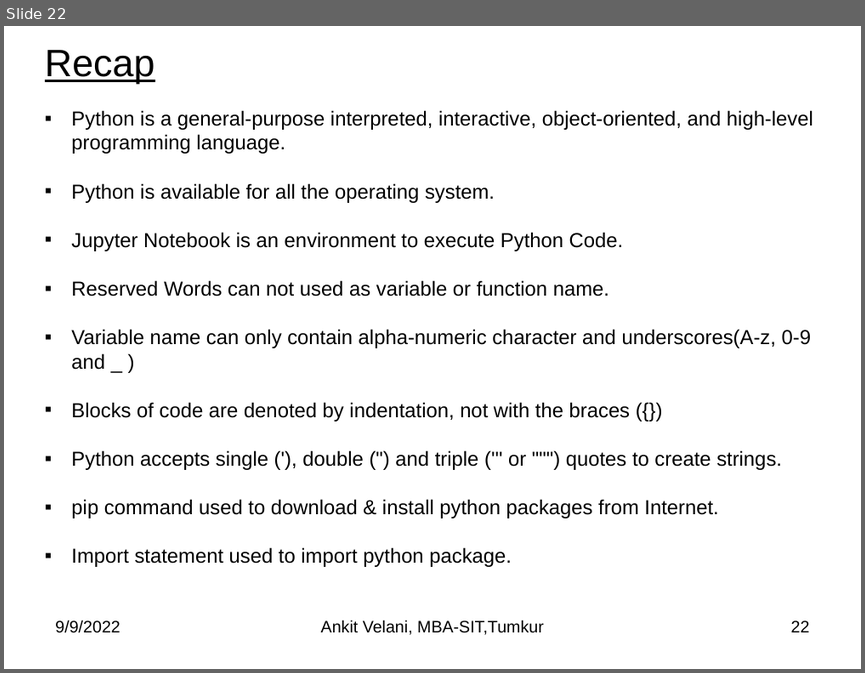
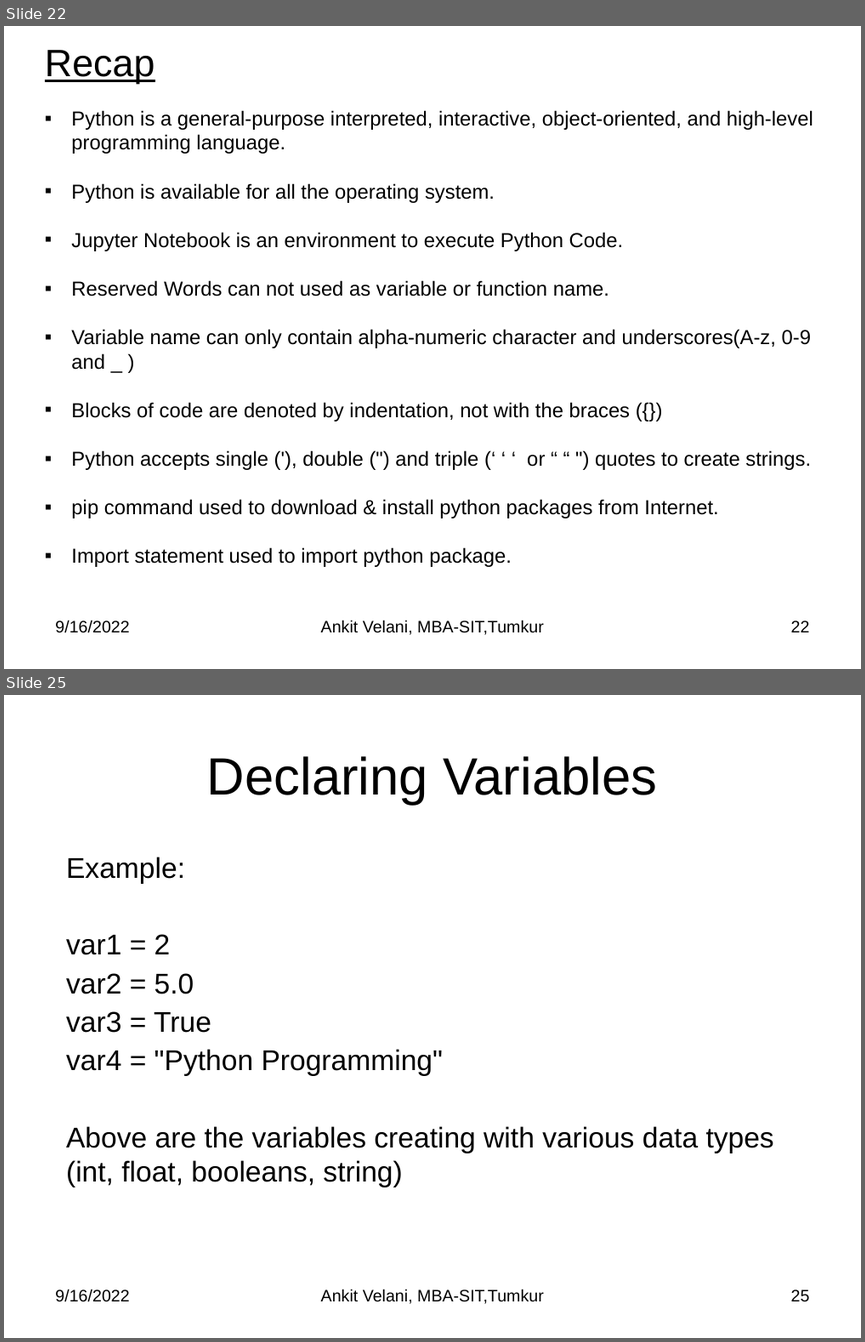
Before and after one commit to sitmbadept/sitmbadept.github.io, a slide deck: BDTM/Python/Unit-4-Python-Programming.pptx. Shown one above the other, each under a label of ours: slide 22 before the commit, slides 22 and 25 after it; the slides between them are not shown. The pictures are 865x673 and 865x1342 pixels, drawn with LibreOffice and Linux fonts; fonts in the diff are those of the drawing. Boxes give left, top, right and bottom in pixels: in the first picture for what was removed or moved away, otherwise in the second. Text is boxed around its words. In the diff, an @@ line names an element or a change of style, - is before the commit and + after.

```diff
--- a/BDTM/Python/Unit-4-Python-Programming.pptx
+++ b/BDTM/Python/Unit-4-Python-Programming.pptx
@@ slide 25 added at (4, 695, 861, 1338), background #FFFFFF @@
@@ title added at (207, 756, 657, 805), 44 pt, text #000000 @@
+Declaring Variables
@@ text added at (66, 857, 774, 1187), 24 pt, text #000000 @@
+Example:
+var1 = 2
+var2 = 5.0
+var3 = True
+var4 = "Python Programming"
+Above are the variables creating with various data types (int, float, booleans, string)
@@ text added at (55, 1288, 129, 1302), 14 pt, text #000000 @@
+9/16/2022
@@ text added at (321, 1288, 544, 1304), 14 pt, text #000000 @@
+Ankit Velani, MBA-SIT,Tumkur
@@ page number added at (791, 1289, 810, 1302), 14 pt, text #000000 @@
+25
@@ slide 22 changed as well @@
@@ text at (71, 450, 811, 470): text changed @@
-▪ Python accepts single ('), double (") and triple (''' or """) quotes to create strings.
+▪ Python accepts single ('), double (") and triple (‘ ‘ ‘ or “ “ ") quotes to create strings.
@@ text at (55, 619, 129, 633): text changed @@
-9/9/2022
+9/16/2022
```
Also in this commit, not shown: 20 other slides changed, 41 other slides added, 1 other file.
